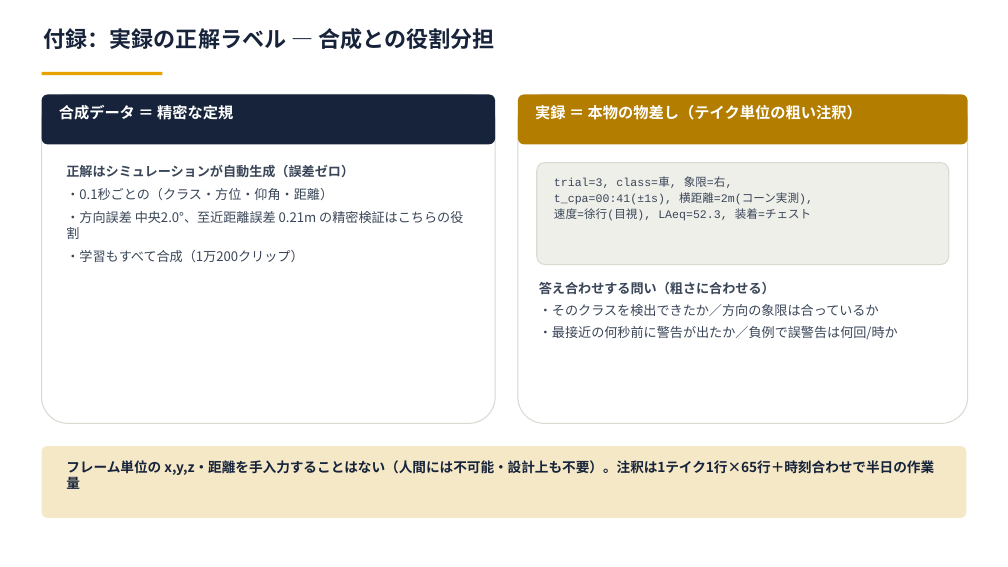
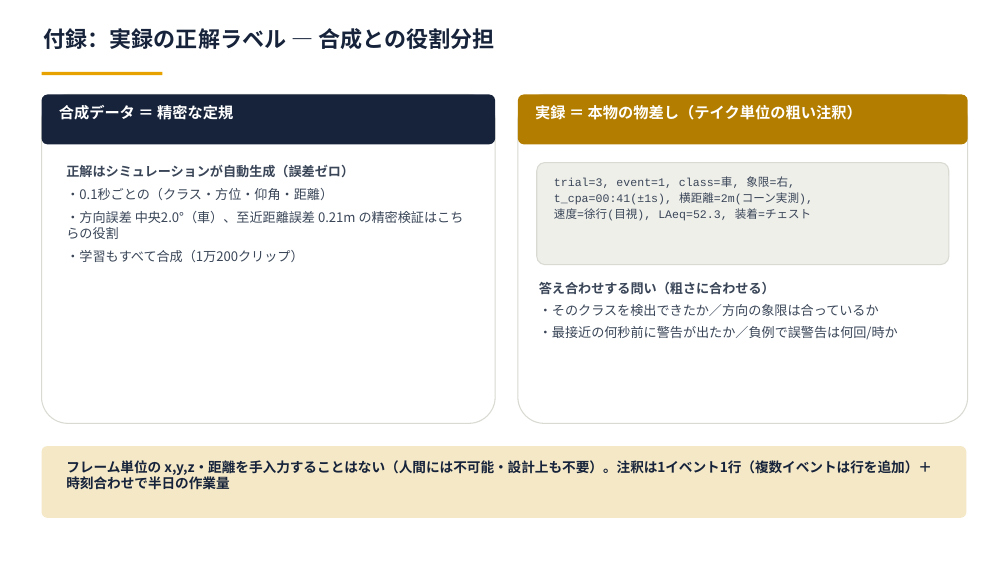
Before and after one commit to Noosdoo/outdoor-seld-sim, a slide deck: slide 2 of md/seminar/図_付録QA用_2026-08-13.pptx. Drawn at 1008x567 pixels with LibreOffice and Linux fonts; fonts in the diff are those of the drawing. Boxes give left, top, right and bottom in pixels: in the first picture for what was removed or moved away, otherwise in the second. Text is boxed around its words. In the diff, an @@ line names an element or a change of style, - is before the commit and + after.

```diff
--- a/md/seminar/図_付録QA用_2026-08-13.pptx
+++ b/md/seminar/図_付録QA用_2026-08-13.pptx
@@ text at (554,176,795,188): text changed @@
-trial=3, class=車, 象限=右,
+trial=3, event=1, class=車, 象限=右,
@@ text at (66,211,464,239): text changed @@
-・方向誤差 中央2.0°、至近距離誤差 0.21m の精密検証はこちらの役割
+・方向誤差 中央2.0°（車）、至近距離誤差 0.21m の精密検証はこちらの役割
@@ text at (66,460,932,490): text changed @@
-フレーム単位の x,y,z・距離を手入力することはない（人間には不可能・設計上も不要）。注釈は1テイク1行×65行＋時刻合わせで半日の作業量
+フレーム単位の x,y,z・距離を手入力することはない（人間には不可能・設計上も不要）。注釈は1イベント1行（複数イベントは行を追加）＋時刻合わせで半日の作業量
```
Also in this commit, not shown: 3 other slides changed, 13 other files.
